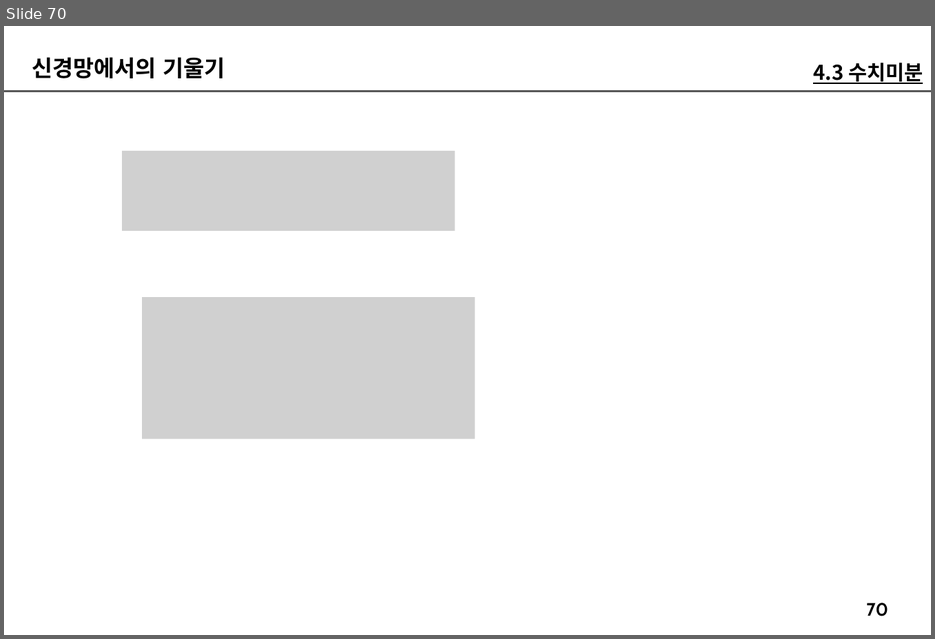
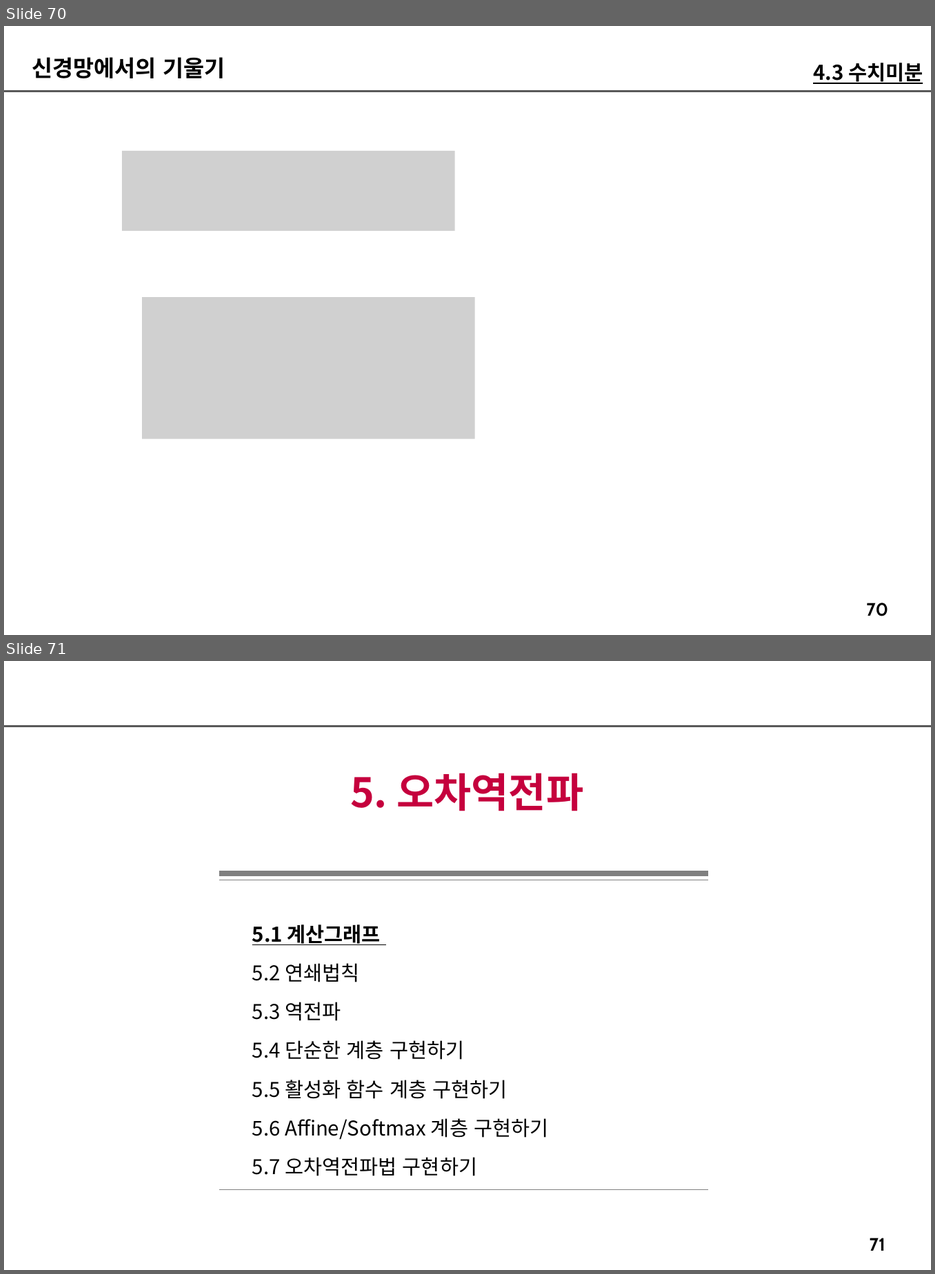
Before and after one commit to imguru-mooc/AI_Basic, a slide deck: 인공지능_2(판서).pptx. Shown one above the other, each under a label of ours: slide 70 before the commit, slides 70 and 71 after it. The pictures are 935x639 and 935x1274 pixels, drawn with LibreOffice and Linux fonts; fonts in the diff are those of the drawing; grey boxes stand for pictures. Boxes give left, top, right and bottom in pixels: in the first picture for what was removed or moved away, otherwise in the second. Text is boxed around its words. In the diff, an @@ line names an element or a change of style, - is before the commit and + after.

```diff
--- a/인공지능_2(판서).pptx
+++ b/인공지능_2(판서).pptx
@@ slide 71 added at <box>4,661,931,1270</box>, background #FFFFFF; not listed: 2 template elements that a slide beside it also shows @@
@@ text added at <box>350,773,584,811</box>, 36 pt, text #C5003D, bold @@
+5. 오차역전파
@@ line added from (219, 874) to (709, 874), #808080 4.5 pt @@
@@ line added from (219, 880) to (709, 880), #808080 0.75 pt @@
@@ text added at <box>252,925,548,1176</box>, 18 pt, text #000000 @@
+5.1 계산그래프
+5.2 연쇄법칙
+5.3 역전파
+5.4 단순한 계층 구현하기
+5.5 활성화 함수 계층 구현하기
+5.6 Affine/Softmax 계층 구현하기
+5.7 오차역전파법 구현하기
@@ line added from (219, 1190) to (709, 1190), #808080 0.75 pt @@
```
Also in this commit, not shown: 1 slide changed, 39 other slides added.
